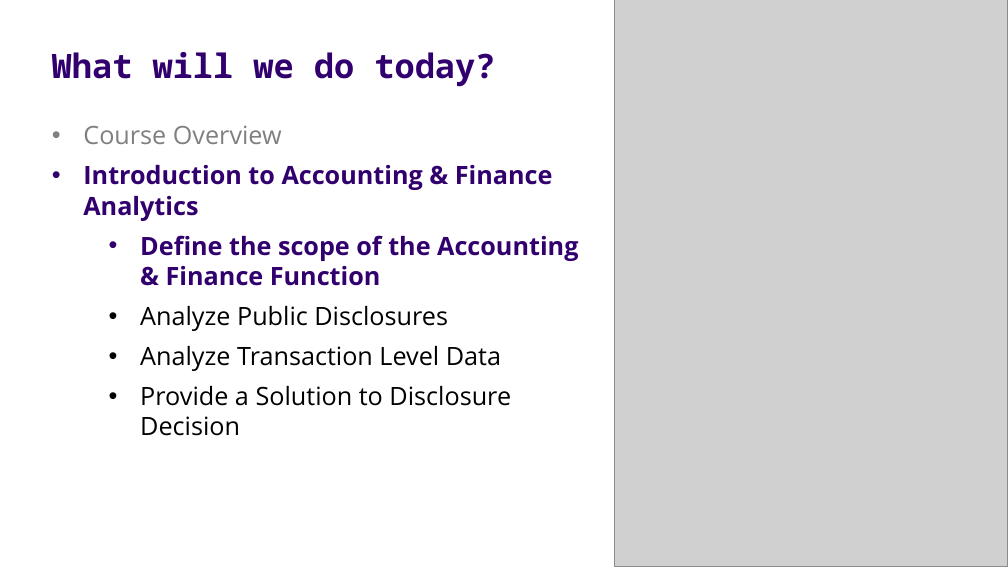
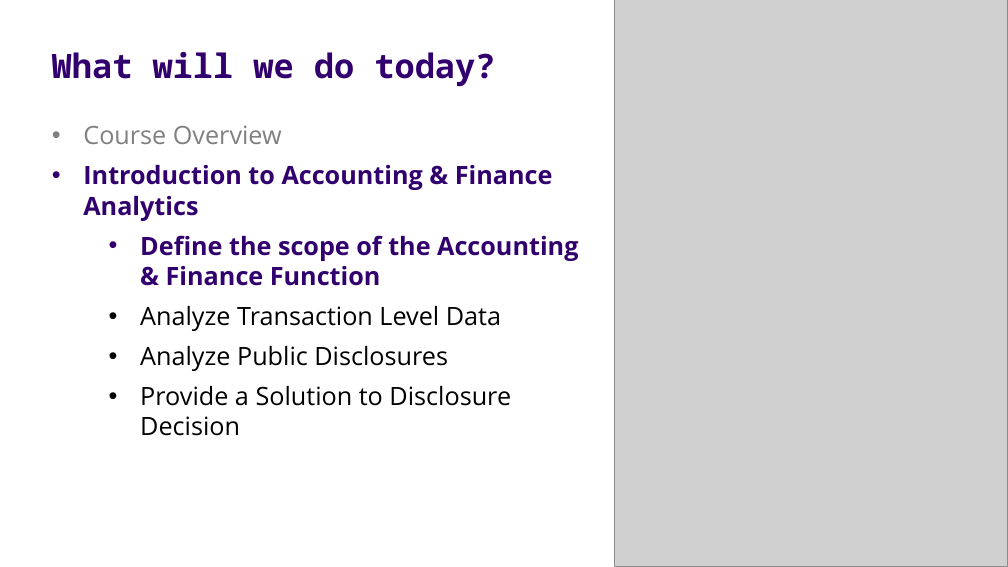
Before and after one commit to ashercurtis/slides.io, a slide deck: slide 5 of BUS AN_500/BUS AN500Class01_2026.pptx. Drawn at 1008x567 pixels with LibreOffice and Linux fonts; fonts in the diff are those of the drawing; grey boxes stand for pictures. Boxes give left, top, right and bottom in pixels: in the first picture for what was removed or moved away, otherwise in the second. Text is boxed around its words. In the diff, an @@ line names an element or a change of style, - is before the commit and + after.

```diff
--- a/BUS AN_500/BUS AN500Class01_2026.pptx
+++ b/BUS AN_500/BUS AN500Class01_2026.pptx
@@ text at (x1=140, y1=306, x2=501, y2=331): paragraph added @@
+  • Analyze Transaction Level Data
@@ text at (x1=140, y1=346, x2=501, y2=371): paragraph removed @@
-  • Analyze Transaction Level Data
```
Also in this commit, not shown: 3 other slides changed, 1 other file.
